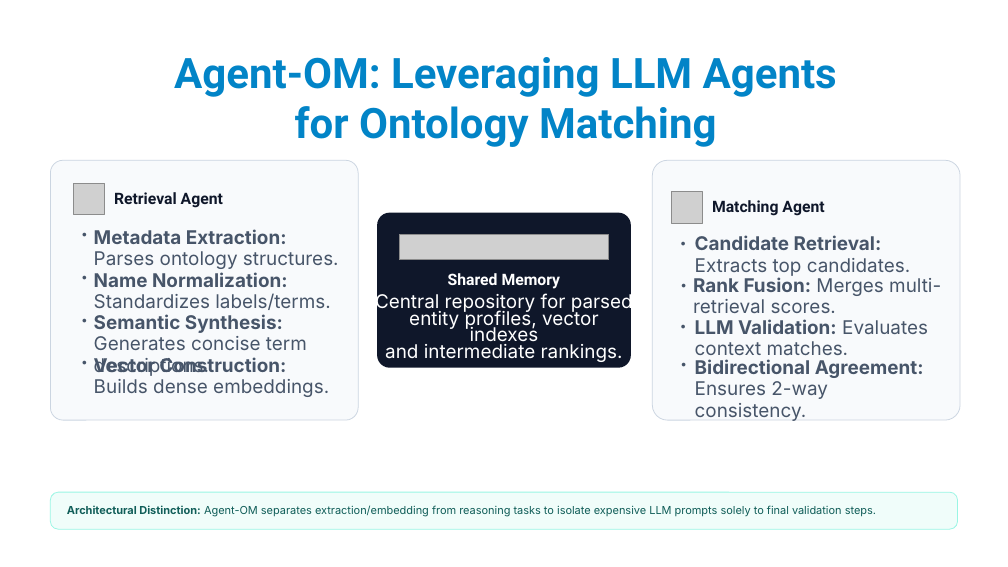
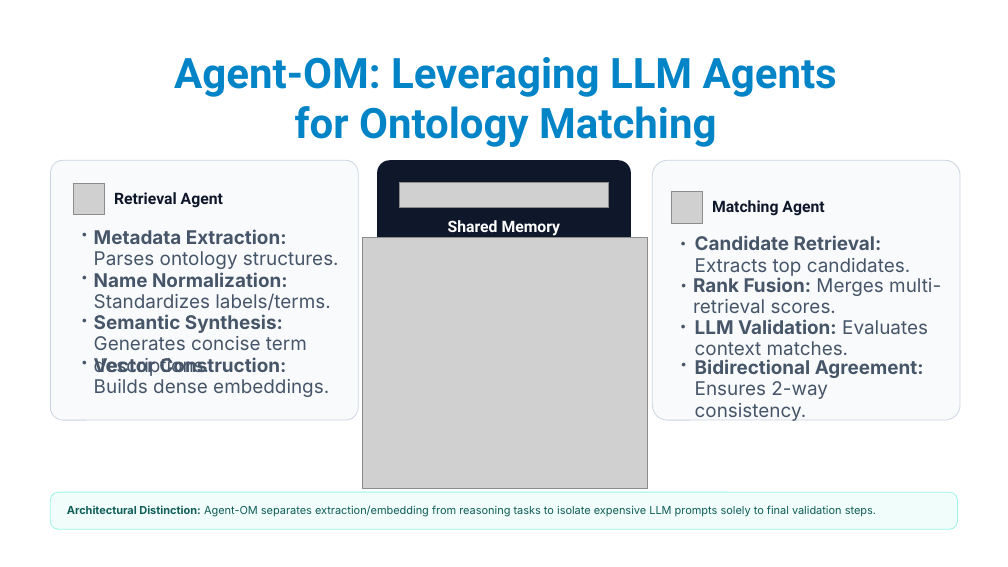
Before and after one commit to BogdanCTU/Applied-Computational-Intelligence-UBB, a slide deck: slide 5 of Year2_Semester1_ApplicationComputationalLinguistics/RR1_Presentation_Week2/Todoran_RR1.pptx. Drawn at 1008x567 pixels with LibreOffice and Linux fonts; fonts in the diff are those of the drawing; grey boxes stand for pictures; background and template pictures are left out. Boxes give left, top, right and bottom in pixels: in the first picture for what was removed or moved away, otherwise in the second. Text is boxed around its words. In the diff, an @@ line names an element or a change of style, - is before the commit and + after.

```diff
--- a/Year2_Semester1_ApplicationComputationalLinguistics/RR1_Presentation_Week2/Todoran_RR1.pptx
+++ b/Year2_Semester1_ApplicationComputationalLinguistics/RR1_Presentation_Week2/Todoran_RR1.pptx
@@ 1 picture, 1 text, 1 rounded rectangle: place and size @@
-1 picture, 1 text, 1 rounded rectangle at bbox=[377, 212, 631, 368]
+1 picture, 1 text, 1 rounded rectangle at bbox=[377, 160, 631, 315]
@@ picture added at bbox=[362, 237, 647, 488] @@
@@ text removed at bbox=[375, 293, 633, 362] @@
-Central repository for parsed entity profiles, vector indexes
-and intermediate rankings.
```
Also in this commit, not shown: 1 other slide changed, 1 other file.
